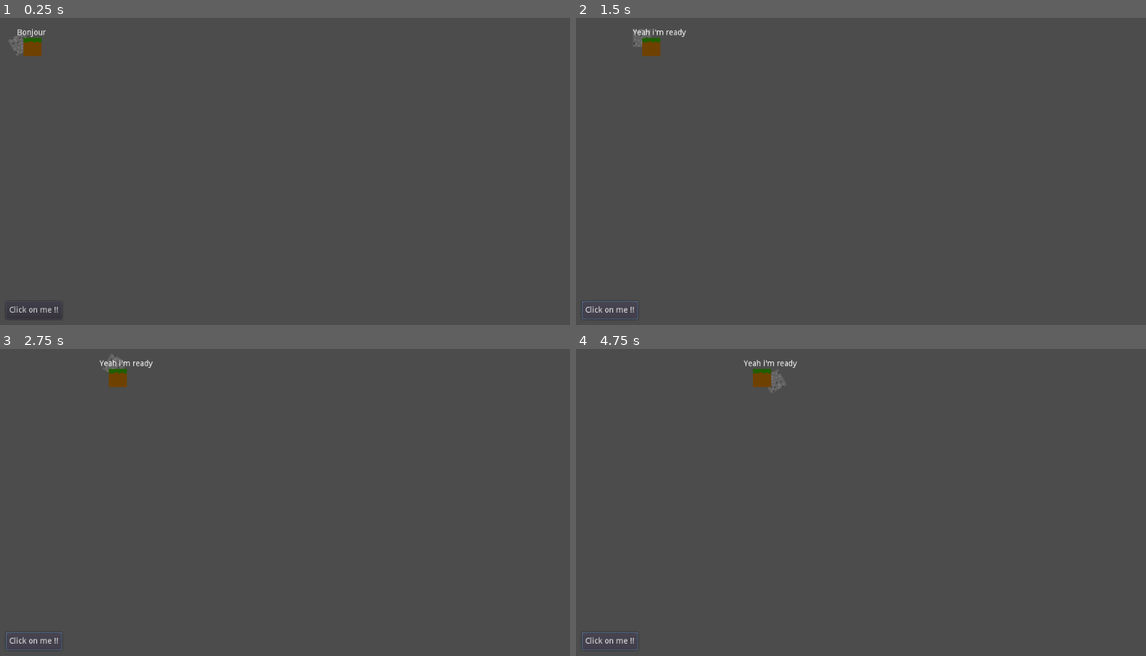
Above: before the commit, frames 1-4 (two rows, left to right).
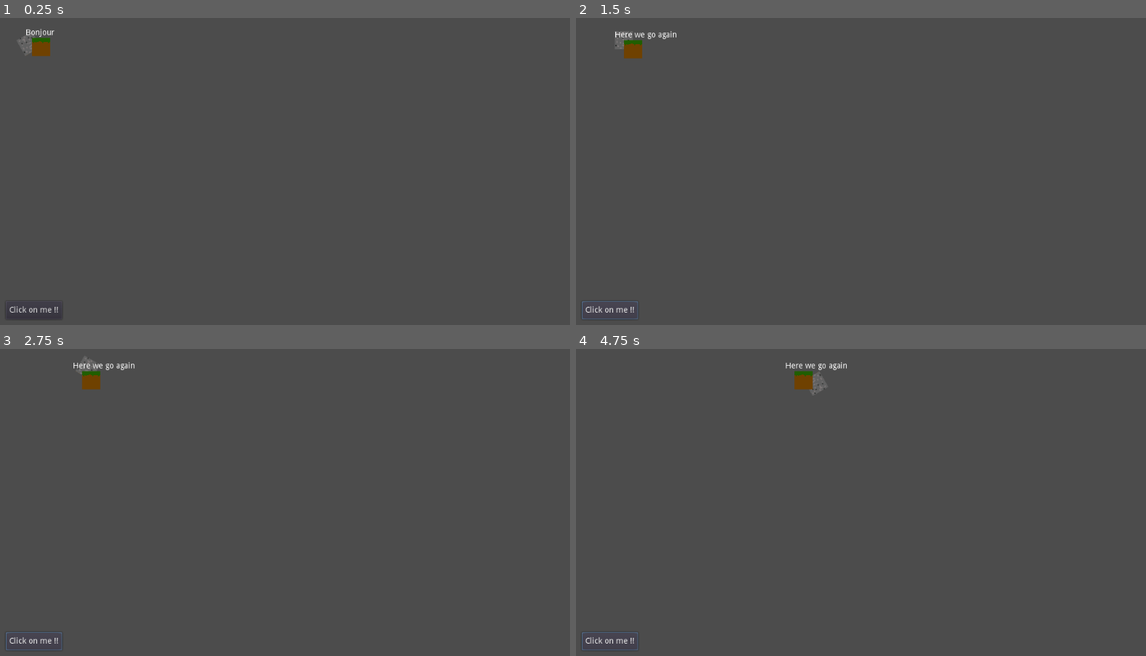
Above: after the commit, the same moments.

Repository: Florian-DELRIEU/Godot-Test
Game: Godot game, scene res://Scenes/MainNode.tscn
The game is run twice, just before and just after one commit, with the same random seed, the same clock (stepped at 60 frames per second) and the same inputs.
Inputs:
- Up to frame 1 (0.25 s): no input
- Up to frame 2 (1.5 s): click "Click on me !!" at 0.5 s; click "Click on me !!" at 1.25 s
- Up to frame 3 (2.75 s): click "Click on me !!" at 2 s
- Up to frame 4 (4.75 s): no input

The runs differ from the first frame. In frame 1, 0.3% of the frame differs, in the area x 1-10%, y 3-13%; in frame 2, 0.6%; in frame 3, 0.6%; in frame 4, 0.7%, in the area x 29-48%, y 3-15%.

Commit message:
Parent restart on click

Diff:
--- a/Scenes/MainNode.gd
+++ b/Scenes/MainNode.gd
@@ -1,15 +1,19 @@
 extends Node2D
-
 # onready is like in :func _ready:
 onready var parent = get_node("Parent") # = $Parent
 onready var enfant = get_node("Parent/Enfant") # = $Parent/Enfant
 var time = 0
+var ci_pos = Vector2(100,100)
+var speed = 2
+var speed_rotate = 10
+
 
 func _process(delta):
 	time += delta
-	parent.position.x += 1
-	enfant.rotation_degrees += 10
+	$Parent.position.x += speed
+	$Parent/Enfant.rotation_degrees += speed_rotate
 
 
 func ButtonPressed():
-	$Parent/Label.text = "Yeah i'm ready"
+	$Parent/Label.text = "Here we go again"
+	$Parent.position = ci_pos
